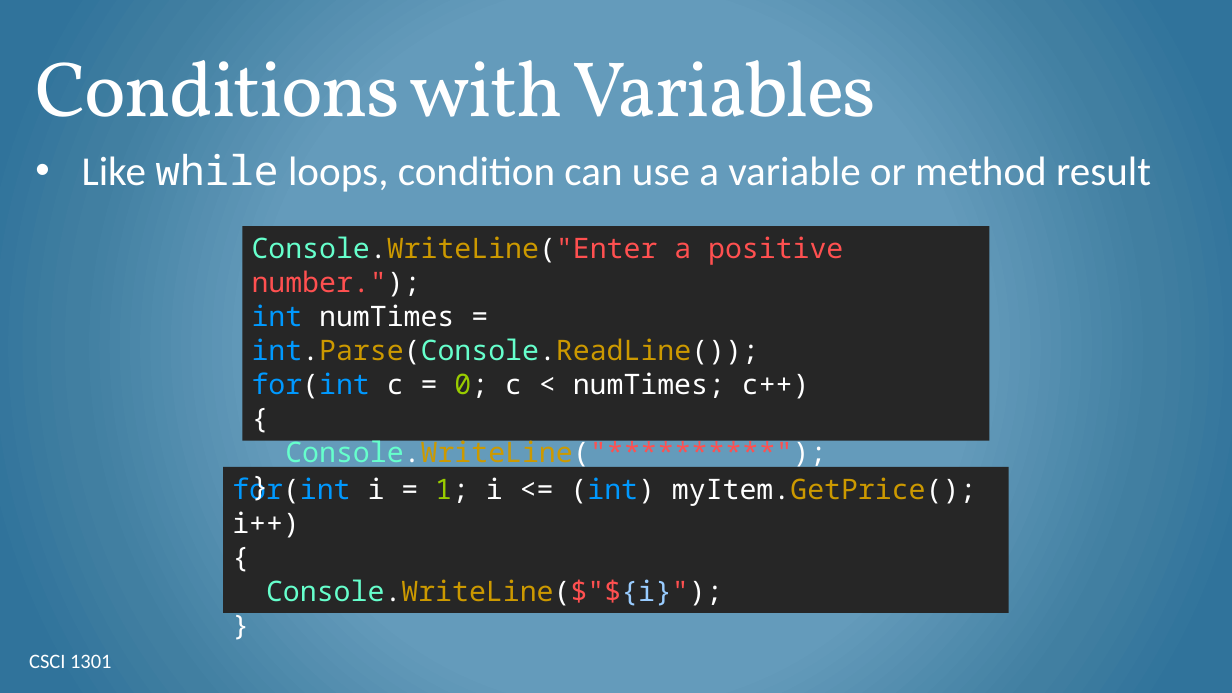
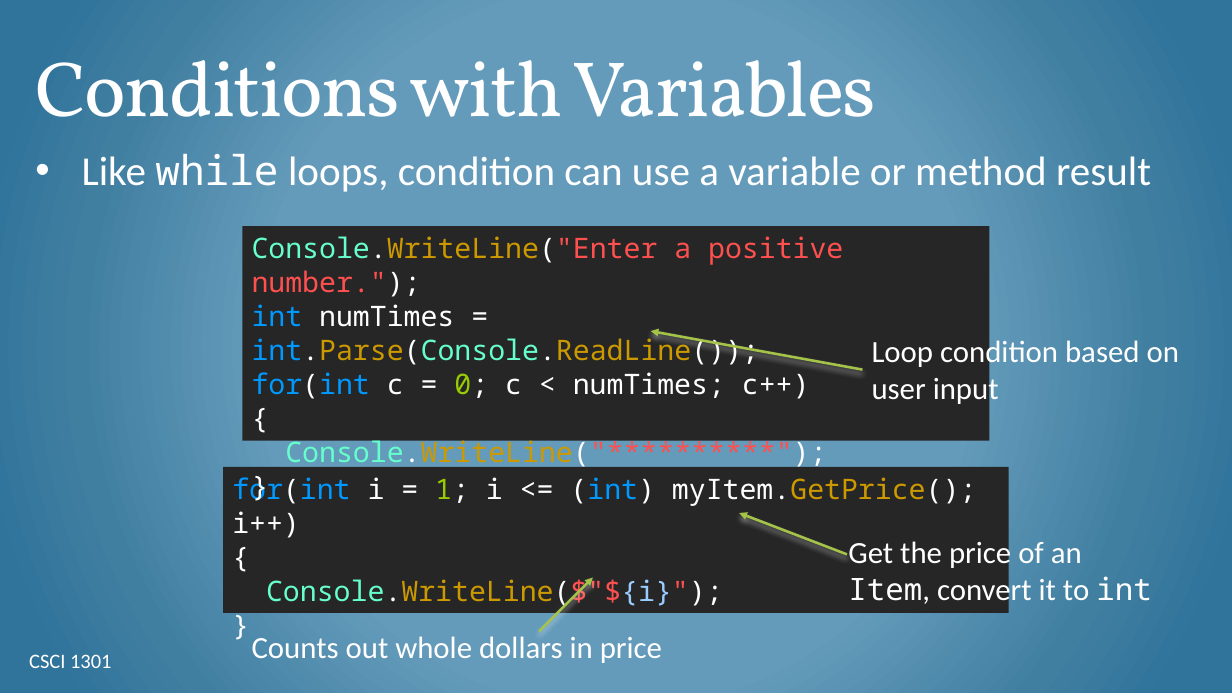
Before and after one commit to csci-1301/csci-1301.github.io, a slide deck: slide 15 of lectures/150_for_loops/For-Loops.pptx. Drawn at 1232x693 pixels with LibreOffice and Linux fonts; fonts in the diff are those of the drawing; background and template pictures are left out. Boxes give left, top, right and bottom in pixels: in the first picture for what was removed or moved away, otherwise in the second. Text is boxed around its words. In the diff, an @@ line names an element or a change of style, - is before the commit and + after.

```diff
--- a/lectures/150_for_loops/For-Loops.pptx
+++ b/lectures/150_for_loops/For-Loops.pptx
@@ arrow added from (862, 370) to (651, 331), #A5C249 2 pt @@
@@ text added at [872, 337, 1179, 408], 24 pt, text #FFFFFF @@
+Loop condition based on user input
@@ arrow added from (847, 555) to (739, 513), #A5C249 2 pt @@
@@ text added at [848, 537, 1151, 608], 24 pt, text #FFFFFF @@
+Get the price of an Item, convert it to int
@@ arrow added from (539, 631) to (592, 578), #A5C249 2 pt @@
@@ text added at [252, 636, 662, 663], 24 pt, text #FFFFFF @@
+Counts out whole dollars in price
```
Also in this commit, not shown: 5 other slides changed, 4 slides added, 3 other files.
